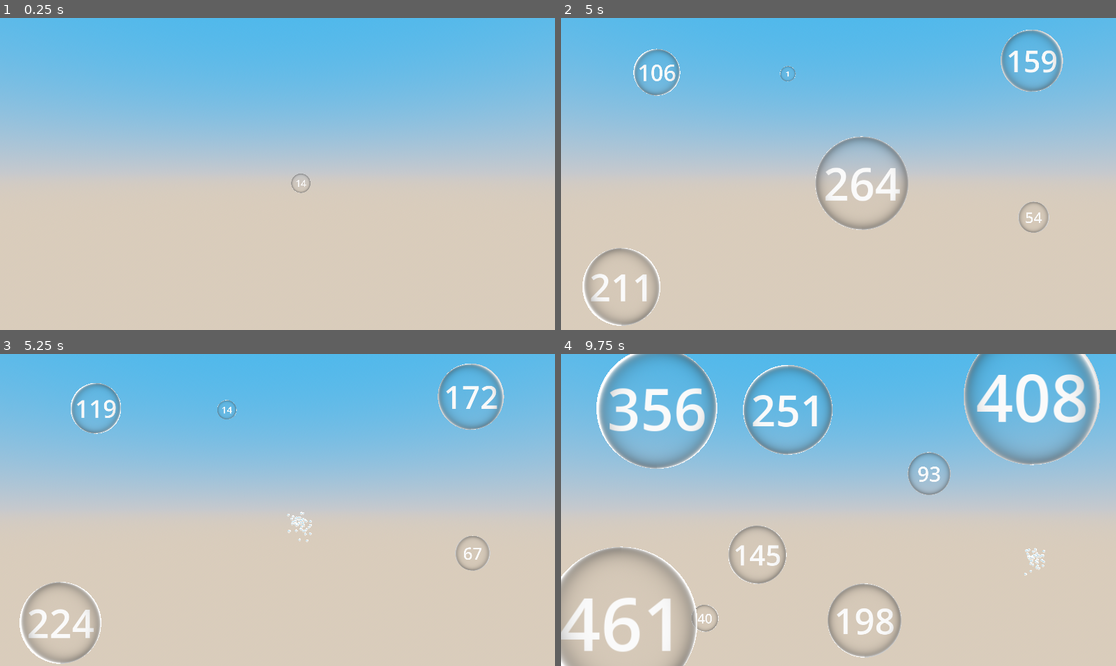
Above: before the commit, frames 1-4 (two rows, left to right).
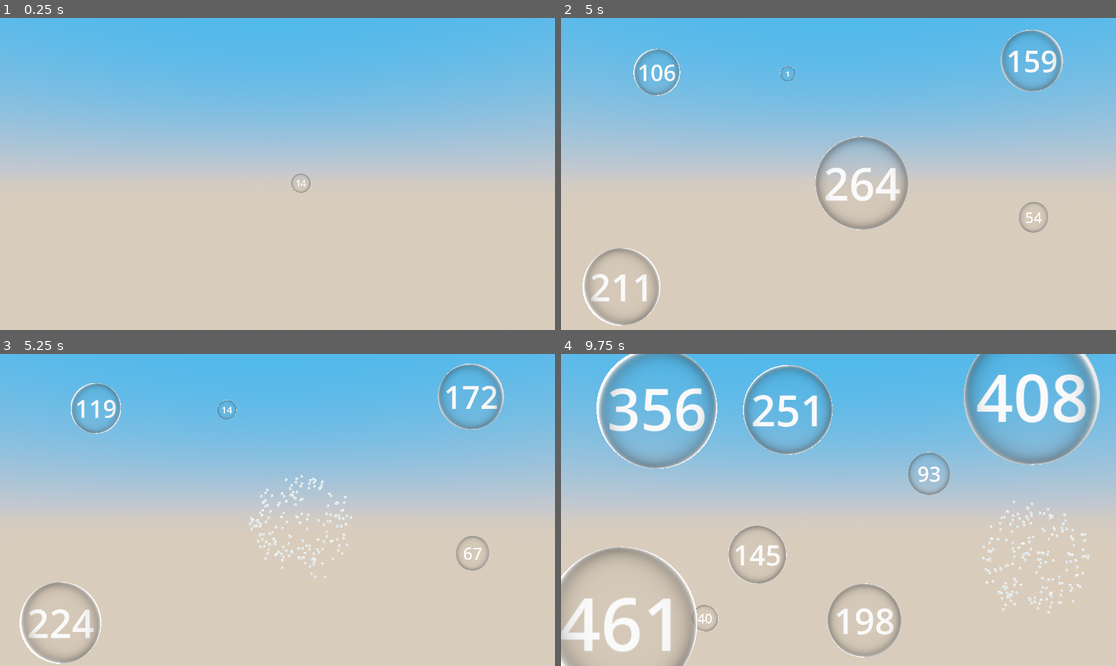
Above: after the commit, the same moments.

Repository: kominaaa/scorepopping
Game: Godot game, scene res://scenes/main.tscn
Same seed, same stepped clock (60 frames per second), same inputs: the game is played once before the commit and once after it.
Inputs (mouse positions are in pixels of both pictures, inside the frame that each line leads up to):
- Up to frame 1 (0.25 s): no input
- Up to frame 2 (5 s): move the mouse to (960, 158) at 0.52 s; click (960, 158) at 0.67 s; move the mouse to (727, 189) at 1.27 s; click (727, 189) at 1.42 s; move the mouse to (894, 105) at 2.02 s; click (894, 105) at 2.17 s; move the mouse to (810, 236) at 2.77 s; click (810, 236) at 2.92 s; move the mouse to (1005, 220) at 3.52 s; click (1005, 220) at 3.67 s; move the mouse to (672, 127) at 4.27 s; click (672, 127) at 4.42 s
- Up to frame 3 (5.25 s): move the mouse to (305, 510) at 5.02 s; click (305, 510) at 5.17 s
- Up to frame 4 (9.75 s): move the mouse to (755, 432) at 5.77 s; click (755, 432) at 5.92 s; move the mouse to (960, 494) at 6.52 s; click (960, 494) at 6.67 s; move the mouse to (727, 525) at 7.27 s; click (727, 525) at 7.42 s; move the mouse to (894, 441) at 8.02 s; click (894, 441) at 8.17 s; move the mouse to (810, 572) at 8.77 s; click (810, 572) at 8.92 s; move the mouse to (1005, 556) at 9.52 s; click (1005, 556) at 9.67 s

Frames 1-2 are identical in both runs. In frame 3, 0.7% of the frame differs, in the area x 44-64%, y 38-72%; in frame 4, 0.7%, in the area x 75-96%, y 46-84%.

Commit message:
particles effects fixed

Diff:
--- a/scripts/bubble_script.gd
+++ b/scripts/bubble_script.gd
@@ -50,6 +50,13 @@
 		# Instancier la scène d'explosion
 		var explosion = explosion_scene.instantiate()
 
+		# Calculer la valeur de progress (entre 0.0 et 1.0)
+		var progress = (scale.x - 1.0) / (max_scale - 1.0)
+
+		# Passer progress à l'explosion
+		if explosion.has_method("set_progress"):
+			explosion.set_progress(progress)
+
 		# Placer l'explosion à l'origine de la bulle
 		explosion.global_transform.origin = self.global_transform.origin
 		get_tree().current_scene.add_child(explosion)
--- a/scripts/pop_particles.gd
+++ b/scripts/pop_particles.gd
@@ -1,13 +1,35 @@
 extends Node3D
 
-@export var particles : GPUParticles3D
+@export var particles: GPUParticles3D
+
+func set_progress(progress: float) -> void:
+	# Calculer les valeurs interpolées
+	var shape_scale = lerp(0.01, 0.5, progress)  # Scale des axes
+	var particle_amount = int(lerp(50, 500, progress))  # Nombre de particules
+
+	# Ajuster la quantité de particules directement sur le GPUParticles3D
+	if particles:
+		particles.amount = particle_amount
+		print("Particle amount set to:", particle_amount)
+
+		# Vérifier si le matériau est un ParticlesProcessMaterial
+		if particles.process_material is ParticleProcessMaterial:
+			var material = particles.process_material as ParticleProcessMaterial
+
+			# Ajuster l'échelle d'émission
+			material.emission_shape_scale = Vector3(shape_scale, shape_scale, shape_scale)
+			print("Emission shape scale set to:", material.emission_shape_scale)
+		else:
+			print("process_material is not a ParticlesProcessMaterial.")
+	else:
+		print("Particles not set or invalid.")
 
 func _ready():
-	# Démarrer les particules (si nécessaire)
+	# Démarrer les particules
 	if particles and not particles.emitting:
 		particles.emitting = true
 
-	# Créer un Timer pour supprimer l'explosion après sa durée de vie
+	# Créer un Timer pour supprimer l'explosion après la durée de vie des particules
 	var timer = Timer.new()
 	timer.one_shot = true
 	timer.wait_time = particles.lifetime  # Durée de vie définie dans l'éditeur
